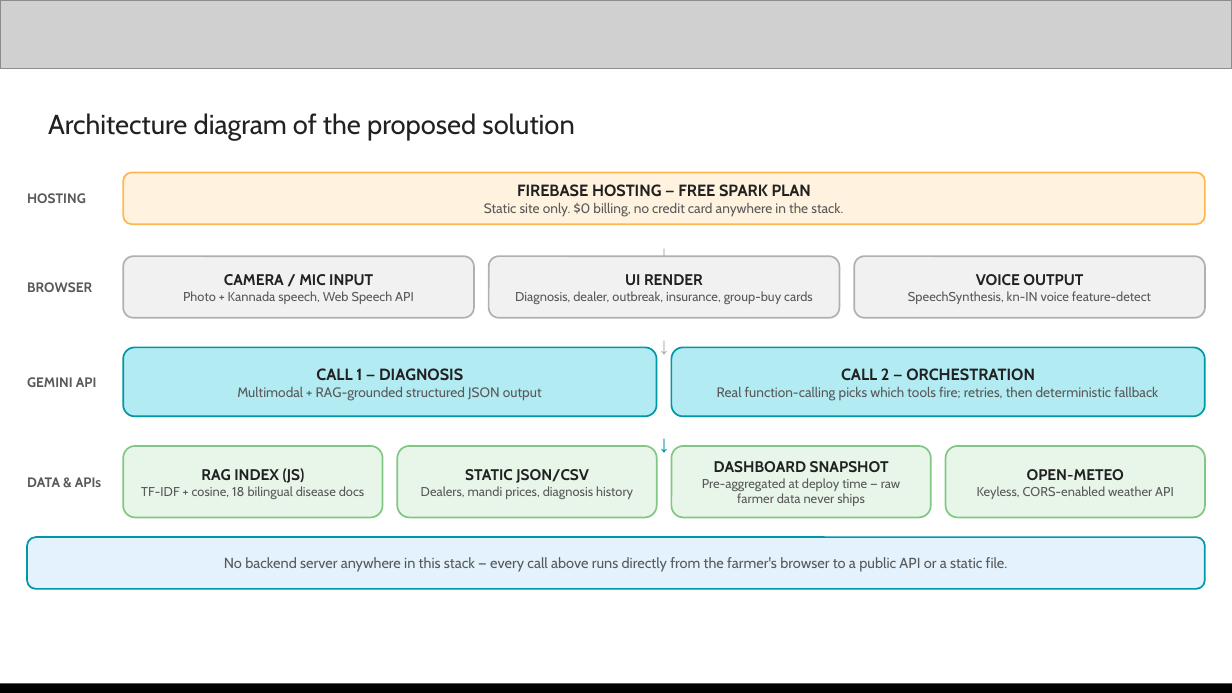
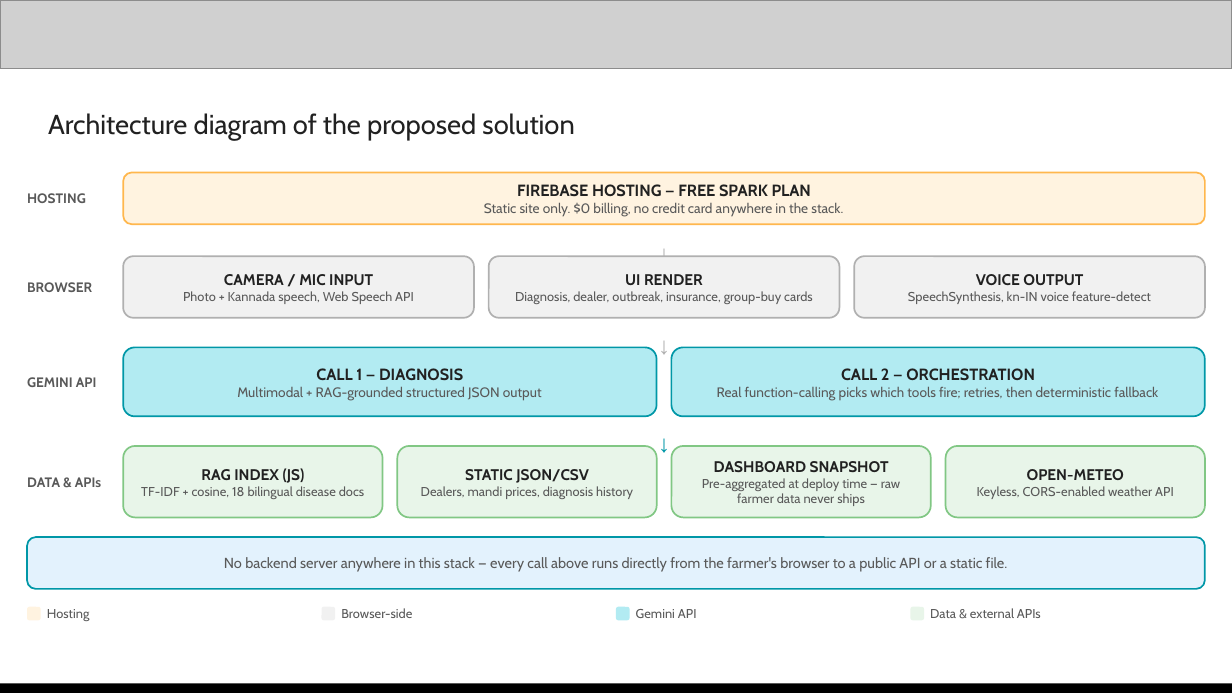
Before and after one commit to Kavitacs08/kisan-mitra, a slide deck: slide 7 of docs/Kisan_Mitra_Submission.pptx. Drawn at 1232x693 pixels with LibreOffice and Linux fonts; fonts in the diff are those of the drawing; grey boxes stand for pictures. Boxes give left, top, right and bottom in pixels: in the first picture for what was removed or moved away, otherwise in the second. Text is boxed around its words. In the diff, an @@ line names an element or a change of style, - is before the commit and + after.

```diff
--- a/docs/Kisan_Mitra_Submission.pptx
+++ b/docs/Kisan_Mitra_Submission.pptx
@@ rounded rectangle added at [27,606,41,620], fill #FFF3E0 @@
@@ text added at [47,609,90,621], 7.5 pt, text #595959 @@
+Hosting
@@ text added at [341,608,412,618], 7.5 pt, text #595959 @@
+Browser-side
@@ rounded rectangle added at [616,606,630,620], fill #B2EBF2 @@
@@ text added at [636,609,697,618], 7.5 pt, text #595959 @@
+Gemini API
@@ rounded rectangle added at [910,606,924,620], fill #E8F5E9 @@
@@ text added at [930,608,1041,618], 7.5 pt, text #595959 @@
+Data & external APIs
```
Also in this commit, not shown: 2 other slides changed, 1 slide removed, 2 other files.
